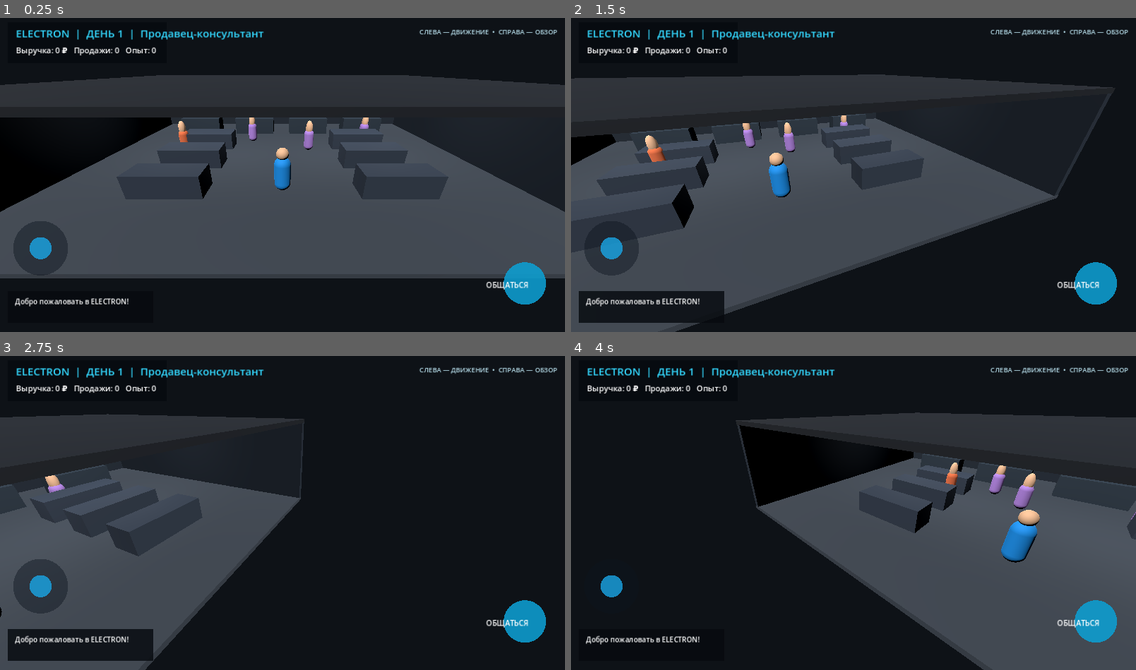
Above: before the commit, frames 1-4 (two rows, left to right).
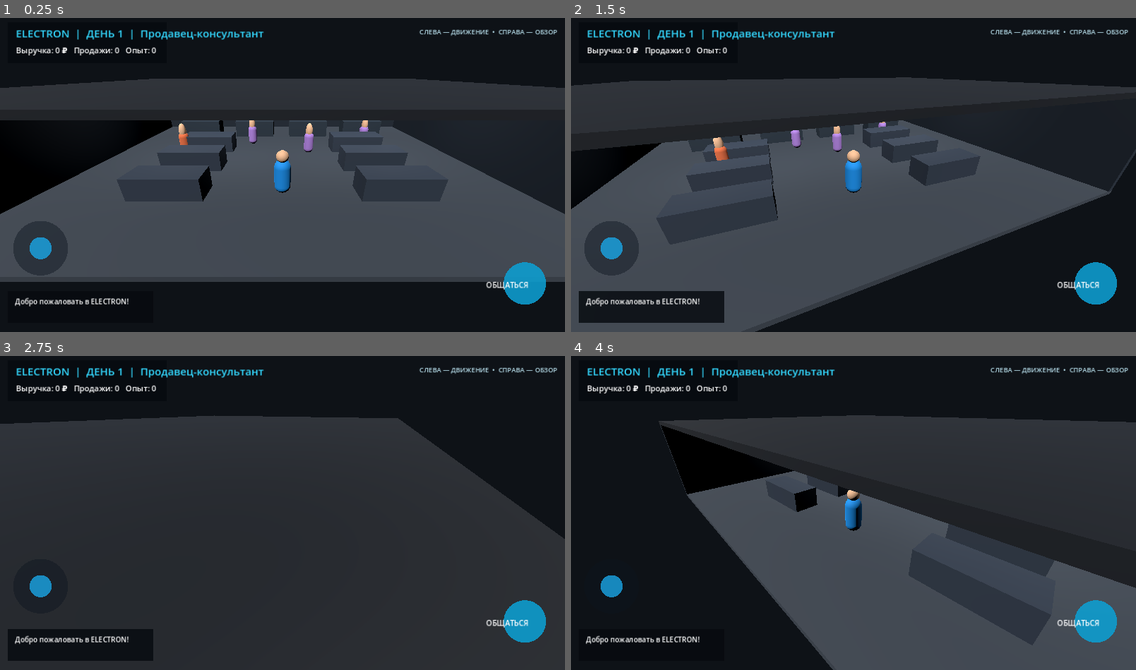
Above: after the commit, the same moments.

Repository: shilinillyaalexandrovich-wq/ELECTRON-3D
Game: Godot game, scene res://scenes/main.tscn
Two runs of this game, one before a commit and one after it. Both use one fixed random seed, a clock stepped at 60 frames per second and the inputs below.
Inputs (mouse positions are in pixels of both pictures, inside the frame that each line leads up to):
- Up to frame 1 (0.25 s): no input
- Up to frame 2 (1.5 s): move the mouse to (977, 156) at 0.52 s; click (977, 156) at 0.67 s; drag from (740, 187) to (825, 237) at 1.27 s
- Up to frame 3 (2.75 s): move the mouse to (339, 440) at 2.02 s; click (339, 440) at 2.17 s
- Up to frame 4 (4 s): drag from (825, 575) to (684, 462) at 2.77 s; move the mouse to (1023, 560) at 3.52 s; click (1023, 560) at 3.67 s

The runs differ from the first frame. In frame 1, 4.3% of the frame differs, in the area x 0-100%, y 18-85%; in frame 2, 16%; in frame 3, 56%, in the area x 0-100%, y 18-100%; in frame 4, 27%.

Commit message:
Stabilize third-person camera orbit

Diff:
--- a/scripts/game.gd
+++ b/scripts/game.gd
@@ -113,11 +113,11 @@
     player.add_child(collision)
 
     camera = Camera3D.new()
-    camera.position = Vector3(0, 5.2, 8.5)
-    camera.rotation_degrees = Vector3(-27, 0, 0)
+    camera.top_level = true
     camera_yaw = 0.0
     camera.current = true
-    player.add_child(camera)
+    add_child(camera)
+    _update_camera_transform()
 
 func _spawn_customers() -> void:
     var names := ["Алексей", "Марина", "Игорь", "Ольга", "Денис", "Екатерина"]
@@ -191,10 +191,17 @@
         player.velocity.x = move_toward(player.velocity.x, 0.0, 20.0 * get_physics_process_delta_time())
         player.velocity.z = move_toward(player.velocity.z, 0.0, 20.0 * get_physics_process_delta_time())
     player.velocity.y = 0
-    camera.rotation.y = camera_yaw - player.rotation.y
     player.move_and_slide()
     player.position.x = clamp(player.position.x, -10.5, 10.5)
     player.position.z = clamp(player.position.z, -7.5, 7.5)
+    _update_camera_transform()
+
+func _update_camera_transform() -> void:
+    if not is_instance_valid(camera) or not is_instance_valid(player):
+        return
+    var camera_offset := Vector3(0, 5.2, 8.5).rotated(Vector3.UP, camera_yaw)
+    camera.global_position = player.global_position + camera_offset
+    camera.look_at(player.global_position + Vector3(0, 1.0, 0), Vector3.UP)
 
 func _input(event: InputEvent) -> void:
     var size := get_viewport().get_visible_rect().size
